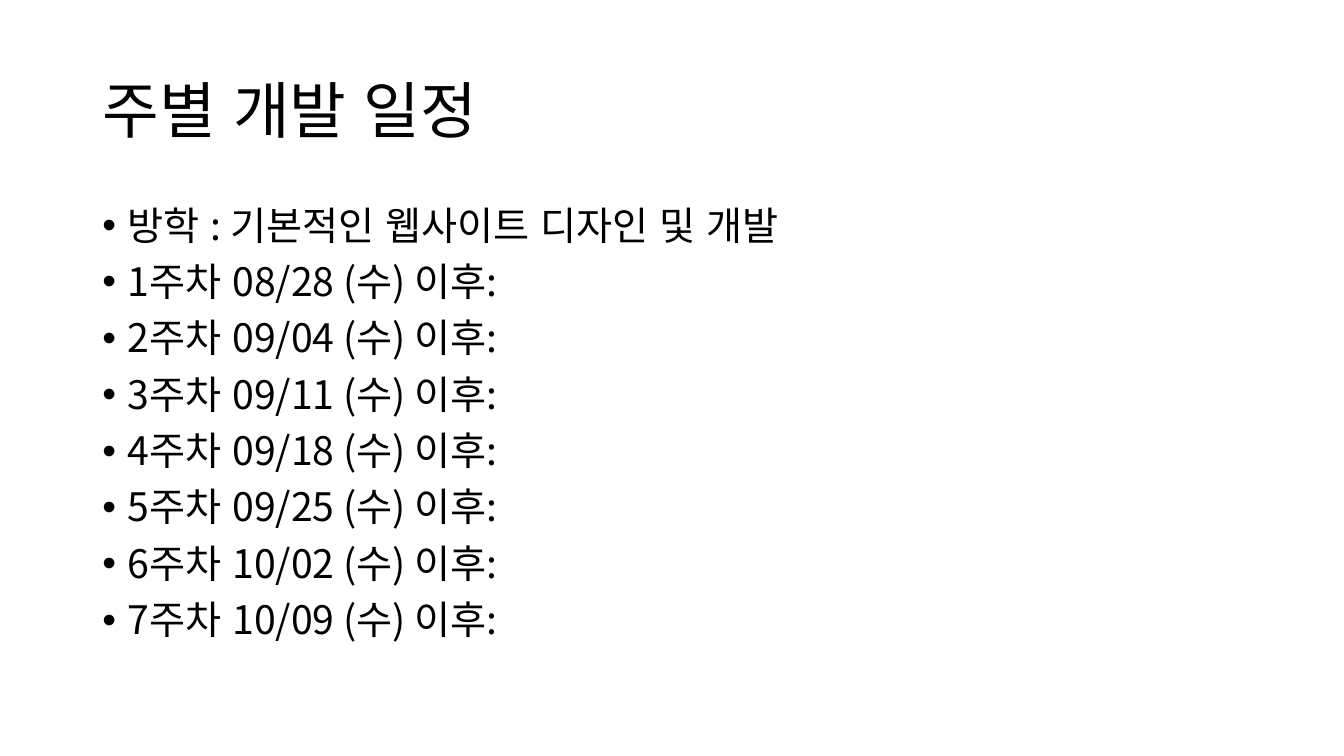
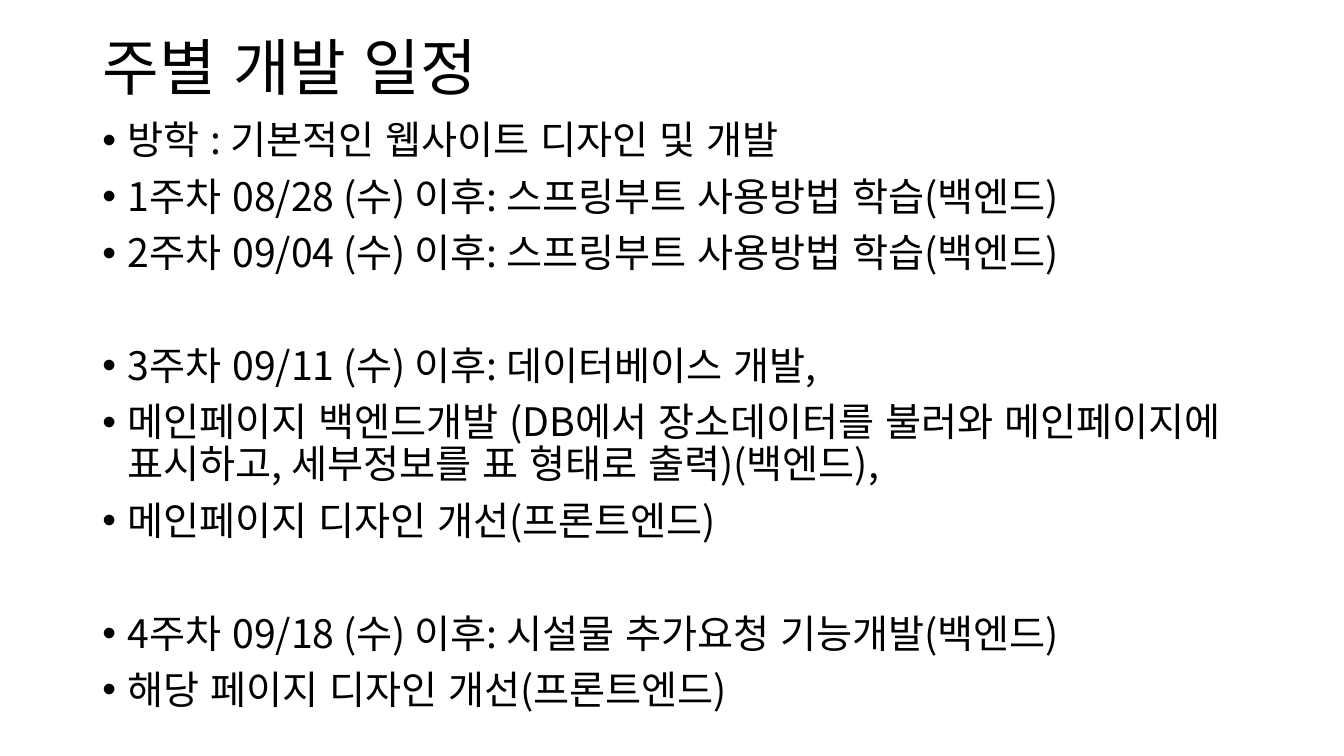
Before and after one commit to bongdam-safety/documents, a slide deck: slide 3 of 업무분장 및 주차별 일정.pptx. Drawn at 1344x756 pixels with LibreOffice and Linux fonts; fonts in the diff are those of the drawing. Boxes give left, top, right and bottom in pixels: in the first picture for what was removed or moved away, otherwise in the second. Text is boxed around its words. In the diff, an @@ line names an element or a change of style, - is before the commit and + after.

Commit message:
업무분장, 주차별 일정, 전시회 계획

```diff
--- a/업무분장 및 주차별 일정.pptx
+++ b/업무분장 및 주차별 일정.pptx
@@ title "주별 개발 일정": place and size @@
-title "주별 개발 일정" at box(102, 82, 477, 138)
+title "주별 개발 일정" at box(102, 39, 477, 95)
@@ text "방학 : 기본적인 웹사이트 디자인 ...": place and size @@
-text "방학 : 기본적인 웹사이트 디자인 ..." at box(128, 207, 778, 642)
+text "방학 : 기본적인 웹사이트 디자인 ..." at box(128, 121, 1221, 712)
@@ text at box(128, 178, 1221, 712): text changed @@
-• 1주차 08/28 (수) 이후:
-• 2주차 09/04 (수) 이후:
-• 3주차 09/11 (수) 이후:
-• 4주차 09/18 (수) 이후:
-• 5주차 09/25 (수) 이후:
-• 6주차 10/02 (수) 이후:
-• 7주차 10/09 (수) 이후:
+• 1주차 08/28 (수) 이후: 스프링부트 사용방법 학습(백엔드)
+• 2주차 09/04 (수) 이후: 스프링부트 사용방법 학습(백엔드)
+• 3주차 09/11 (수) 이후: 데이터베이스 개발,
+• 메인페이지 백엔드개발 (DB에서 장소데이터를 불러와 메인페이지에 표시하고, 세부정보를 표 형태로 출력)(백엔드),
+• 메인페이지 디자인 개선(프론트엔드)
+• 4주차 09/18 (수) 이후: 시설물 추가요청 기능개발(백엔드)
+• 해당 페이지 디자인 개선(프론트엔드)
```
Also in this commit, not shown: 2 other slides changed, 3 slides added, 1 other file.
